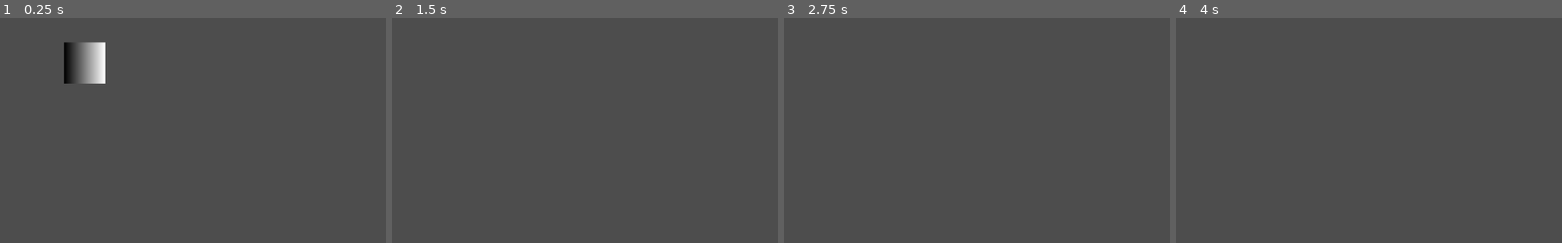
Above: before the commit, frames 1-4 (left to right).
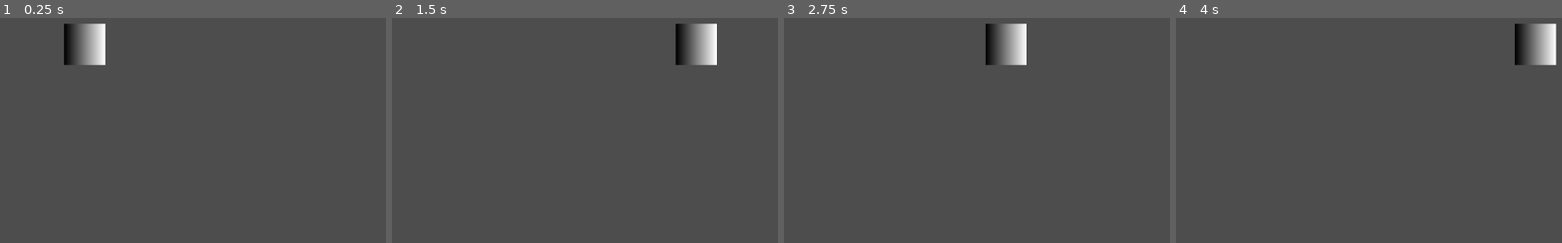
Above: after the commit, the same moments.

Repository: PatrikS24/GMTK26
Game: Godot game, scene res://state/main_state.tscn
Two runs of this game, one before a commit and one after it. Both use one fixed random seed, a clock stepped at 60 frames per second and the inputs below.
Inputs:
- Up to frame 1 (0.25 s): no input
- Up to frame 2 (1.5 s): tap Enter (ui_accept) at 0.5, 0.6, 0.77, 1.07, 1.35 s; hold Right (ui_right) from 0.53 s (still down)
- Up to frame 3 (2.75 s): tap Enter (ui_accept) at 1.52, 1.82, 2, 2.1 s; release Right (ui_right) at 2.03 s; hold Left (ui_left) from 2.03 s (still down)
- Up to frame 4 (4 s): release Left (ui_left) at 2.78 s; hold Right (ui_right) from 2.78 s (still down); tap Enter (ui_accept) at 2.85, 3.02, 3.32, 3.6, 3.77 s

The runs differ from the first frame. In frame 1, 1.5% of the frame differs, in the area x 16-28%, y 2-30%; in frame 2, 1.6%; in frame 3, 1.6%; in frame 4, 1.6%, in the area x 87-99%, y 2-21%.

Commit message:
Made movement smoother

Diff:
--- a/actors/player_controller.gd
+++ b/actors/player_controller.gd
@@ -1,25 +1,20 @@
 extends CharacterBody2D
 
-
-const SPEED = 300.0
-const JUMP_VELOCITY = -400.0
-
+@export var acceleration: float = 0.15
+@export var top_speed: float = 400.0
+var current_velocity: Vector2 = Vector2(0.0, 0.0)
 
 func _physics_process(delta: float) -> void:
-	# Add the gravity.
-	if not is_on_floor():
-		velocity += get_gravity() * delta
+	var input_vector := Vector2(
+		Input.get_action_strength("ui_right") - Input.get_action_strength("ui_left"),
+		Input.get_action_strength("ui_down") - Input.get_action_strength("ui_up")
+	)
 
-	# Handle jump.
-	if Input.is_action_just_pressed("ui_accept") and is_on_floor():
-		velocity.y = JUMP_VELOCITY
+	if input_vector != Vector2.ZERO:
+		input_vector = input_vector.normalized()
 
-	# Get the input direction and handle the movement/deceleration.
-	# As good practice, you should replace UI actions with custom gameplay actions.
-	var direction := Input.get_axis("ui_left", "ui_right")
-	if direction:
-		velocity.x = direction * SPEED
-	else:
-		velocity.x = move_toward(velocity.x, 0, SPEED)
+	var new_velocity = current_velocity.lerp(input_vector * top_speed, acceleration)
+	current_velocity = new_velocity
+	velocity = current_velocity
 
 	move_and_slide()
--- /dev/null
+++ b/state/border.tscn
@@ -0,0 +1,32 @@
+[gd_scene format=3 uid="uid://ckga7n4tkbiep"]
+
+[sub_resource type="RectangleShape2D" id="RectangleShape2D_24ut0"]
+size = Vector2(905, 14)
+
+[node name="Border" type="Node2D" unique_id=1876389809]
+
+[node name="Top" type="StaticBody2D" parent="." unique_id=2016715387]
+position = Vector2(0, -200)
+
+[node name="CollisionShape2D" type="CollisionShape2D" parent="Top" unique_id=1050623430]
+shape = SubResource("RectangleShape2D_24ut0")
+
+[node name="Bottom" type="StaticBody2D" parent="." unique_id=82414920]
+position = Vector2(0, 200)
+
+[node name="CollisionShape2D" type="CollisionShape2D" parent="Bottom" unique_id=792223917]
+shape = SubResource("RectangleShape2D_24ut0")
+
+[node name="Left" type="StaticBody2D" parent="." unique_id=380697034]
+position = Vector2(-447, 0)
+rotation = 1.5707964
+
+[node name="CollisionShape2D" type="CollisionShape2D" parent="Left" unique_id=1532773010]
+shape = SubResource("RectangleShape2D_24ut0")
+
+[node name="Right" type="StaticBody2D" parent="." unique_id=1457971077]
+position = Vector2(445, 0)
+rotation = 1.5707964
+
+[node name="CollisionShape2D" type="CollisionShape2D" parent="Right" unique_id=1992459583]
+shape = SubResource("RectangleShape2D_24ut0")
--- a/state/main_state.tscn
+++ b/state/main_state.tscn
@@ -1,6 +1,7 @@
 [gd_scene format=3 uid="uid://bhft2qtf3ls2o"]
 
 [ext_resource type="PackedScene" uid="uid://currq2cjuv0k2" path="res://actors/player.tscn" id="1_k6isv"]
+[ext_resource type="PackedScene" uid="uid://ckga7n4tkbiep" path="res://state/border.tscn" id="2_axfo2"]
 
 [node name="MainState" type="Node" unique_id=759595364]
 
@@ -10,4 +11,6 @@
 
 [node name="Camera2D" type="Camera2D" parent="Game" unique_id=562330346]
 
+[node name="StaticBody2D" parent="Game" unique_id=1857006820 instance=ExtResource("2_axfo2")]
+
 [node name="UI" type="Node" parent="." unique_id=907819780]
